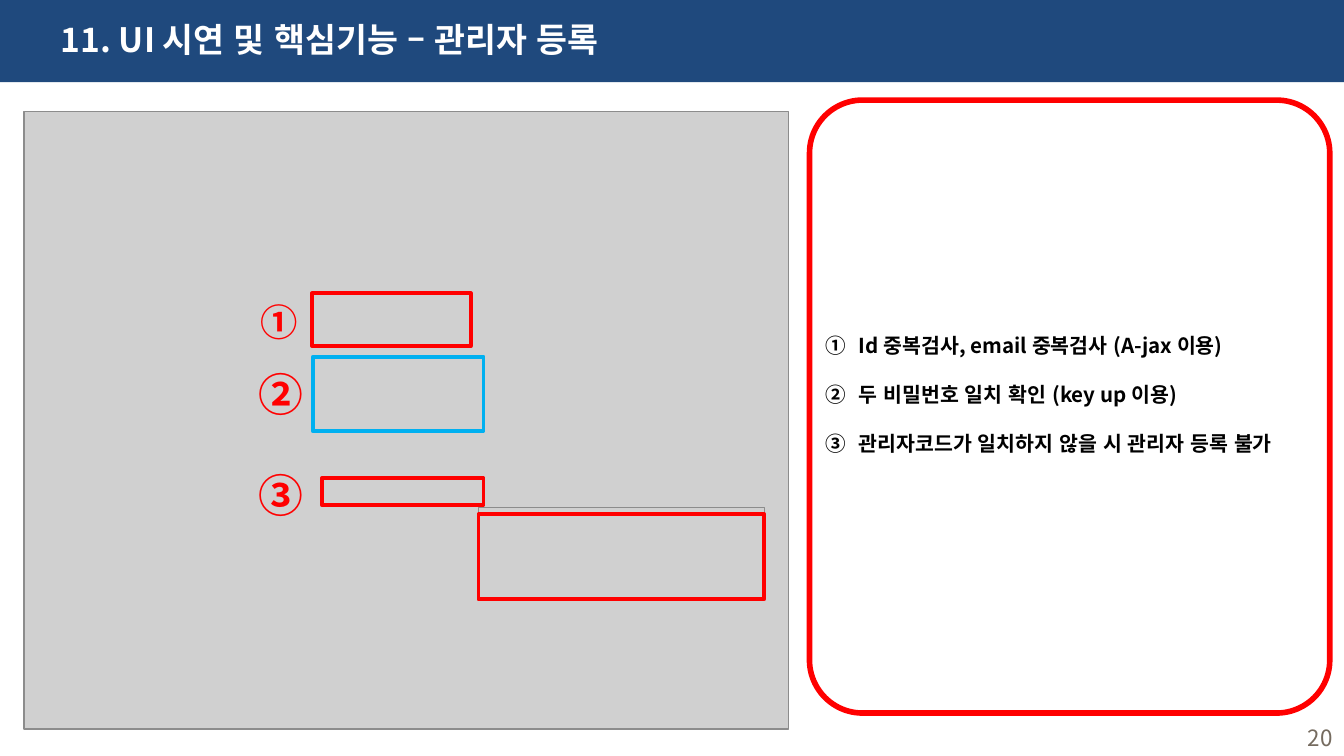
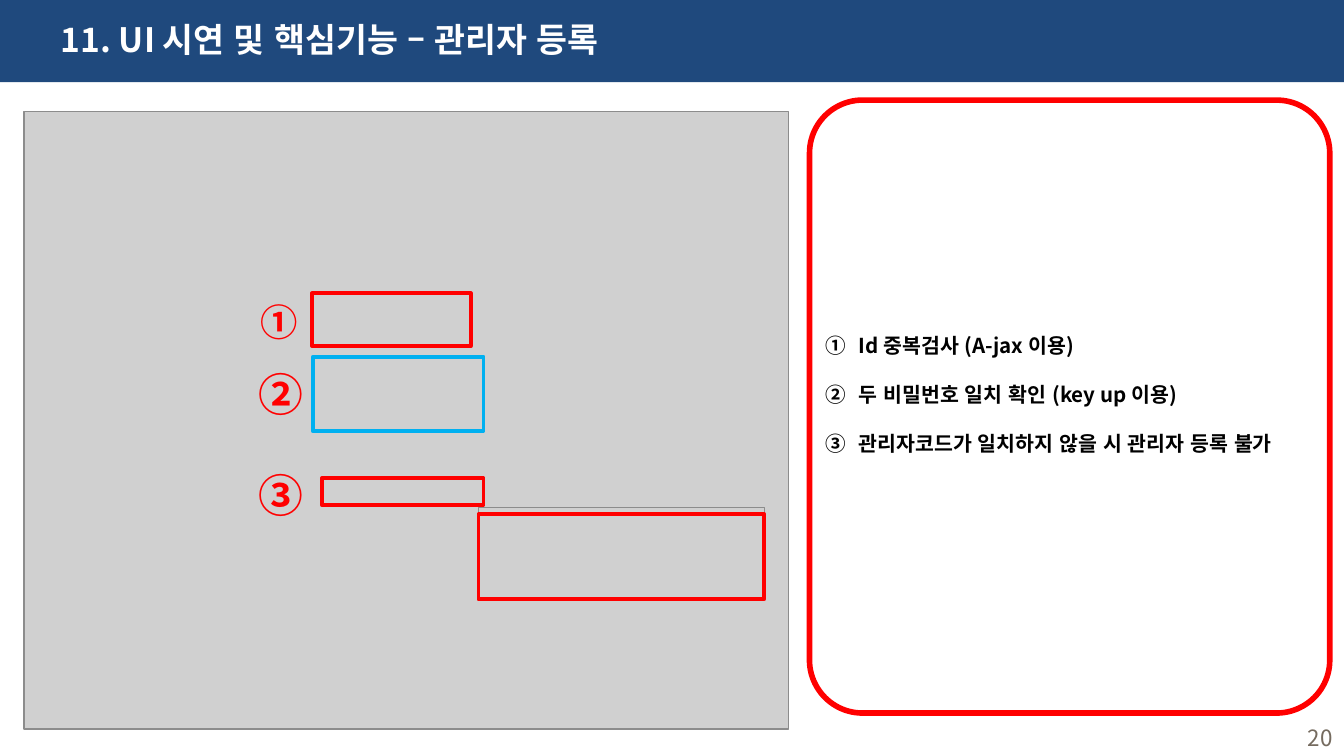
Before and after one commit to haryoung1/1st-dentalproject, a slide deck: slide 20 of 0317_치카치카치과.pptx. Drawn at 1344x756 pixels with LibreOffice and Linux fonts; fonts in the diff are those of the drawing; grey boxes stand for pictures. Boxes give left, top, right and bottom in pixels: in the first picture for what was removed or moved away, otherwise in the second. Text is boxed around its words. In the diff, an @@ line names an element or a change of style, - is before the commit and + after.

```diff
--- a/0317_치카치카치과.pptx
+++ b/0317_치카치카치과.pptx
@@ text in rounded rectangle at <box>859,335,1074,358</box>: text changed @@
-1. Id 중복검사, email 중복검사 (A-jax 이용)
+1. Id 중복검사 (A-jax 이용)
```
Also in this commit, not shown: 6 other slides changed, 1 slide removed, 26 other files.
